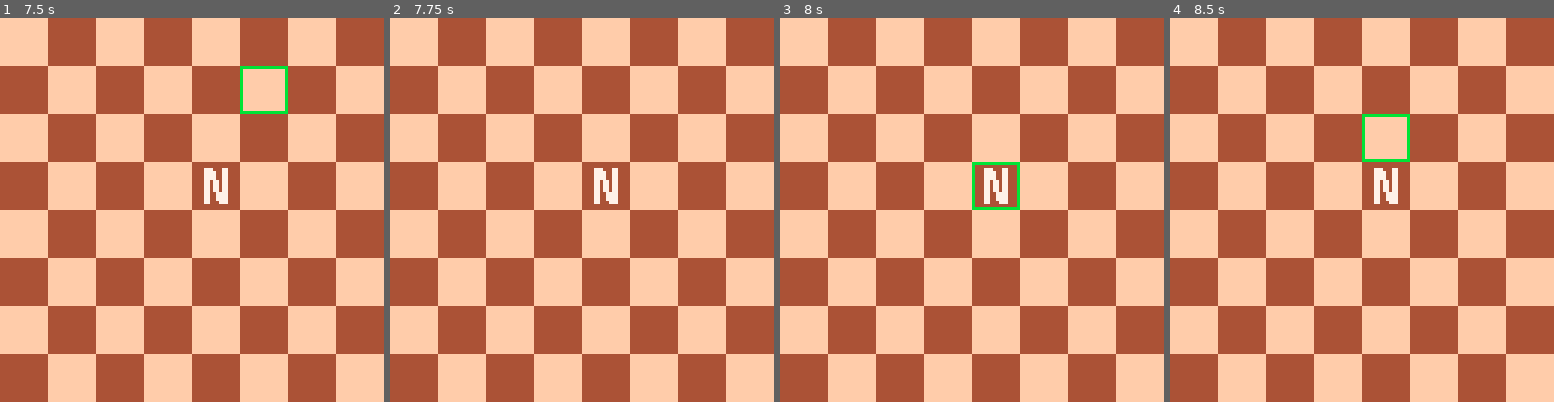
Above: before the commit, frames 1-4 (left to right).
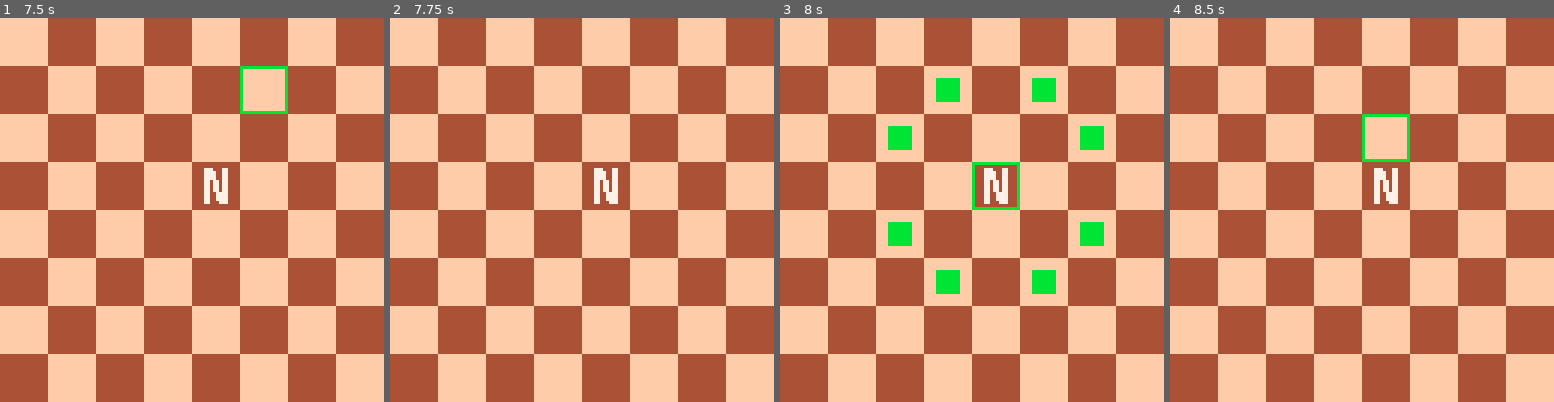
Above: after the commit, the same moments.

Repository: GrayFennec/p8chess
Game: PICO-8 cartridge chess.p8
Two runs of this game, one before a commit and one after it. Both use one fixed random seed, a clock stepped at 60 frames per second and the inputs below.
Inputs:
- Up to frame 1 (7.5 s): tap Down at 0.7 s; hold Up 1.97-2.63 s; hold Right 2.68-3.02 s; hold Down 3.07-3.73 s; hold Left 3.78-4.12 s; hold Up 4.17-4.5 s; hold Left 4.55-5.05 s; hold Right 5.1-5.93 s; hold Up 5.98-6.65 s; hold Right 6.7-7.03 s; hold Down from 7.08 s (still down)
- Up to frame 2 (7.75 s): keep holding Down
- Up to frame 3 (8 s): release Down at 7.75 s; hold Left from 7.8 s (still down)
- Up to frame 4 (8.5 s): release Left at 8.13 s; hold Up from 8.18 s (still down)

Frames 1-2 are identical in both runs. In frame 3, 3.1% of the frame differs, in the area x 28-85%, y 15-72%; in frame 4, nothing differs.

Commit message:
added knight moves

Diff:
--- a/chess.p8
+++ b/chess.p8
@@ -4,12 +4,16 @@
 --current coordinates of hover
 hovr = 1
 hovc = 1
+--current piece hovered over
+hovp = -1
 --current tick 0 to 15
 t = 0
 --whoevers turn it is
 turn = 0
 --list of all game pieces
 pl = {}
+--game board
+gb = {}
 --board size
 brdw = 8
 brdh = 8
@@ -22,7 +26,6 @@
 
 --initalizes empty nxm board
 function init_board(n,m)
- gb = {}
 	for r=1,n do
 		gb[r] = {}
 		for c=1,m do
@@ -65,8 +68,17 @@
 	knight = new_piece(r,c,p)
 	knight.sprnum = 2
 	knight.legmov = function(this)
-		moves = {}
-
+	 --calculate values one and two away
+		tup = r-2
+		oup = r-1
+		tdo = r+2
+		odo = r+1
+		tle = c-2
+		ole = c-1
+		tri = c+2
+		ori = c+1
+		--add possible moves
+		moves = {{tup, ole},{tup,ori},{oup,tle},{oup,tri},{odo,tle},{odo,tri},{tdo,ole},{tdo,ori}}
 		return moves
 	end
 	add_piece(knight,r,c)
@@ -93,12 +105,18 @@
 	if(btnp(3) and hovr<8) then
 		hovr = hovr+1
 	end
+	--update hover piece
+	hovp = gb[hovr][hovc]
 end
 
 function _draw()
 	draw_board()
 	draw_every()
 	draw_hover()
+	--draw moves of piece hovered over
+	if hovp > -1 then
+	 draw_moves(pl[hovp])
+	end
 end
 
 --draws the board
@@ -127,6 +145,19 @@
 	end
 	spr(obj.sprnum, obj.col*16-16, obj.row*16-16, 2, 2)
 	pal()
+end
+
+--draws a piece's possible moves
+function draw_moves(obj)
+	moves = obj.legmov()
+	foreach(moves, draw_amove)
+end
+
+--draws a single move
+function draw_amove(move)
+	r = move[1]
+	c = move[2]
+	rectfill(c*16-12, r*16-12, c*16-5, r*16-5, 11)
 end
 
 function draw_hover()
